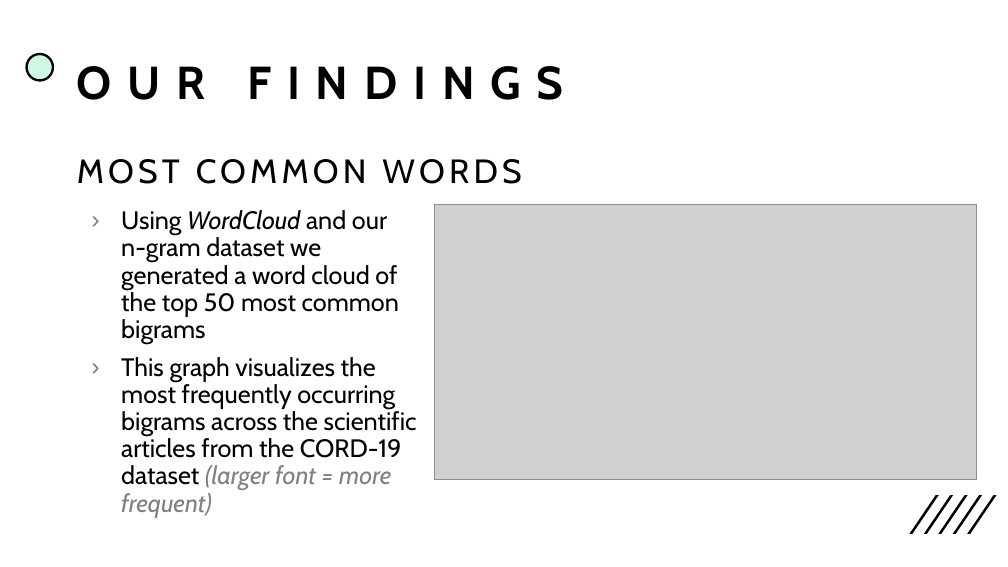
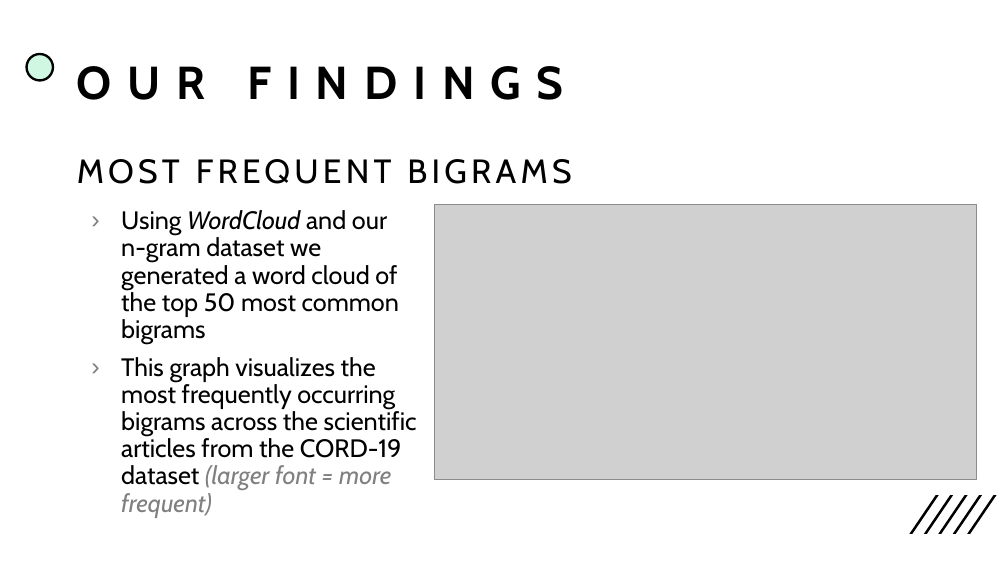
Before and after one commit to Edward-Boguslavsky/CORD-19-Q-A-System, a slide deck: slide 18 of nlp assignment 1.pptx (slide 13 before the commit). Drawn at 1008x567 pixels with LibreOffice and Linux fonts; fonts in the diff are those of the drawing; grey boxes stand for pictures. Boxes give left, top, right and bottom in pixels: in the first picture for what was removed or moved away, otherwise in the second. Text is boxed around its words. In the diff, an @@ line names an element or a change of style, - is before the commit and + after.

```diff
--- a/nlp assignment 1.pptx
+++ b/nlp assignment 1.pptx
@@ text at bbox=[77, 159, 571, 184]: text changed @@
-MOST COMMON WORDS
+MOST FREQUENT BIGRAMS
```
Also in this commit, not shown: 8 slides added, 3 slides removed, 6 other files.
